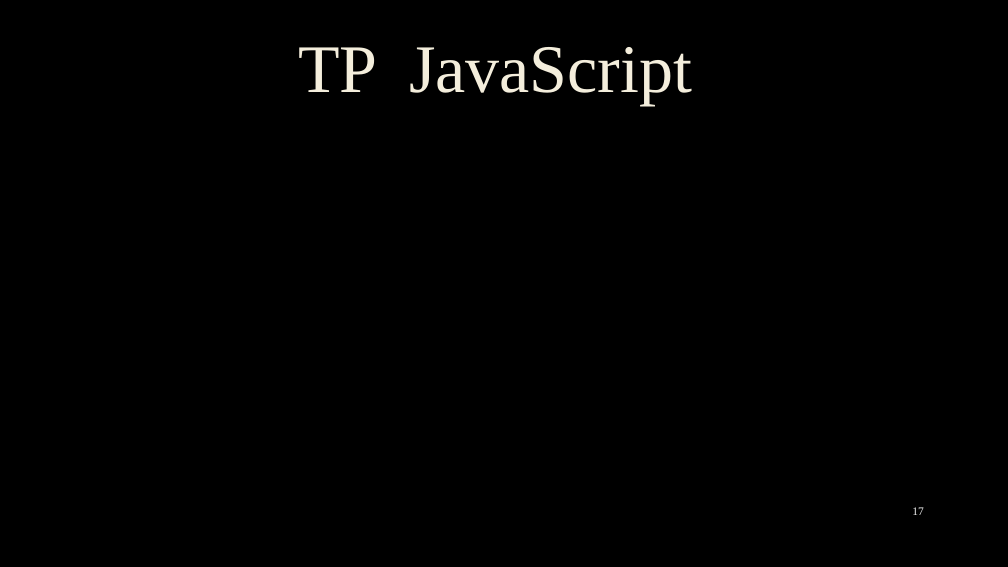
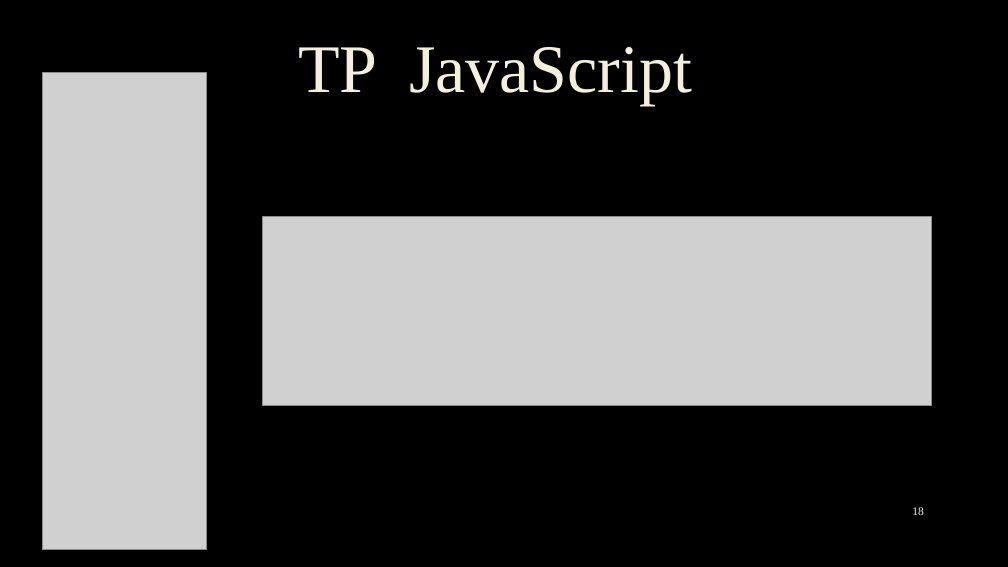
Before and after one commit to Leocqrl/SAE23, a slide deck: slide 19 of Présentation Du Site Web.pptx (slide 18 before the commit). Drawn at 1008x567 pixels with LibreOffice and Linux fonts; fonts in the diff are those of the drawing; grey boxes stand for pictures; background and template pictures are left out. Boxes give left, top, right and bottom in pixels: in the first picture for what was removed or moved away, otherwise in the second. Text is boxed around its words. In the diff, an @@ line names an element or a change of style, - is before the commit and + after.

```diff
--- a/Présentation Du Site Web.pptx
+++ b/Présentation Du Site Web.pptx
@@ picture added at box(42, 73, 207, 550) @@
@@ picture added at box(262, 216, 932, 405) @@
@@ page number at box(912, 507, 924, 515): text changed @@
-17
+18
```
Also in this commit, not shown: 1 slide added.
